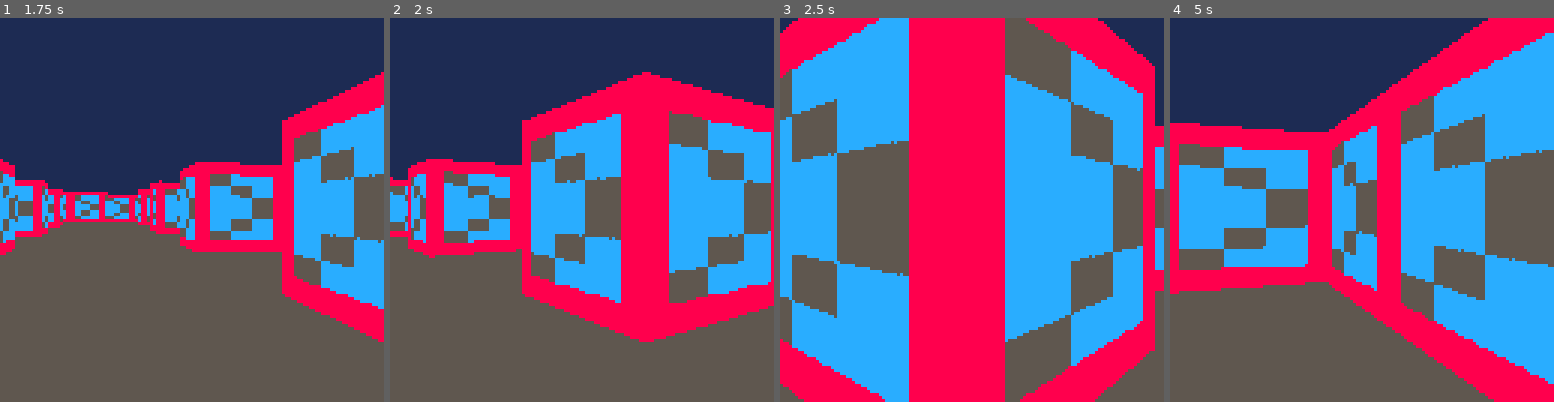
Above: before the commit, frames 1-4 (left to right).
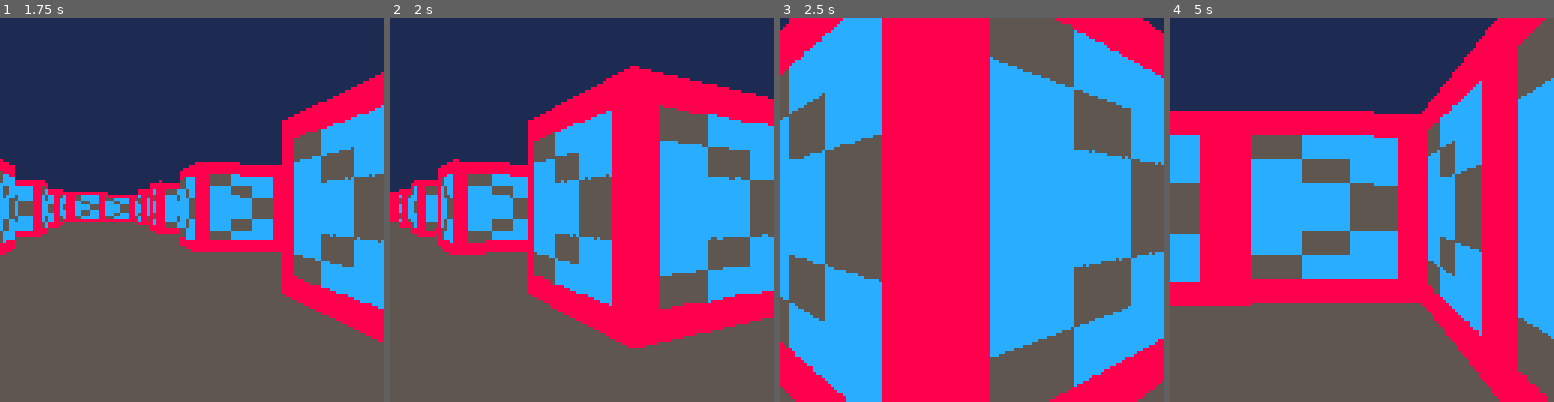
Above: after the commit, the same moments.

Repository: CSBatchelor/Pico-8-3D-Test
Game: PICO-8 cartridge build/pico-8-3d-test.p8
Two runs of this game, one before a commit and one after it. Both use one fixed random seed, a clock stepped at 60 frames per second and the inputs below.
Inputs:
- Up to frame 1 (1.75 s): tap X (X key) at 0.33, 1.07 s; hold Right from 1.6 s (still down)
- Up to frame 2 (2 s): keep holding Right; tap X (X key) at 1.85 s
- Up to frame 3 (2.5 s): release Right at 2.1 s; hold Up 2.15-2.42 s; hold Right from 2.47 s (still down)
- Up to frame 4 (5 s): tap X (X key) at 2.97, 4.08 s; release Right at 3.03 s; hold Left 3.08-3.58 s; hold Down 3.63-3.97 s; hold Right 4.02-4.68 s; hold Up from 4.73 s (still down)

Frame 1 is identical in both runs. In frame 2, 14% of the frame differs, in the area x 0-100%, y 12-86%; in frame 3, 30%; in frame 4, 47%, in the area x 0-100%, y 0-100%.

Commit message:
Add strafing

Diff:
--- a/build/pico-8-3d-test.p8
+++ b/build/pico-8-3d-test.p8
@@ -27,8 +27,10 @@
         enMoveType = {
             rotateLeft = 0,
             rotateRight = 1,
-            moveForward = 2,
-            moveBackward = 3
+            moveLeft = 2,
+            moveRight = 3,
+            moveForward = 4,
+            moveBackward = 5
         },
         move = function(_ENV, moveType, dt)
             if moveType == enMoveType.rotateLeft then
@@ -49,6 +51,34 @@
                 local oldPlaneX = planeX
                 planeX = planeX * cos(-rotationSpeed * dt) - planeY * sin(-rotationSpeed * dt)
                 planeY = oldPlaneX * sin(-rotationSpeed * dt) + planeY * cos(-rotationSpeed * dt)
+            end
+
+            if moveType == enMoveType.moveLeft then
+                local nextMapX = flr((posX + dirY * moveSpeed * dt))
+                if mget(nextMapX, mapY) == 0 then
+                    posX += dirY * moveSpeed * dt
+                    mapX = nextMapX
+                end
+
+                local nextMapY = flr((posY - dirX * moveSpeed * dt))
+                if mget(mapX, nextMapY) == 0 then
+                    posY -= dirX * moveSpeed * dt
+                    mapY = nextMapY
+                end
+            end
+
+            if moveType == enMoveType.moveRight then
+                local nextMapX = flr((posX - dirY * moveSpeed * dt))
+                if mget(nextMapX, mapY) == 0 then
+                    posX -= dirY * moveSpeed * dt
+                    mapX = nextMapX
+                end
+
+                local nextMapY = flr((posY + dirX * moveSpeed * dt))
+                if mget(mapX, nextMapY) == 0 then
+                    posY += dirX * moveSpeed * dt
+                    mapY = nextMapY
+                end
             end
 
             if moveType == enMoveType.moveForward then
@@ -147,8 +177,13 @@
 end
 
 function doPlayerMove(dt)
-    if btn(0) then player:move(player.enMoveType.rotateLeft, dt) end
-    if btn(1) then player:move(player.enMoveType.rotateRight, dt) end
+    if not btn(5) then
+        if btn(0) then player:move(player.enMoveType.rotateLeft, dt) end
+        if btn(1) then player:move(player.enMoveType.rotateRight, dt) end
+    else
+        if btn(0) then player:move(player.enMoveType.moveLeft, dt) end
+        if btn(1) then player:move(player.enMoveType.moveRight, dt) end
+    end
     if btn(2) then player:move(player.enMoveType.moveForward, dt) end
     if btn(3) then player:move(player.enMoveType.moveBackward, dt) end
 end
--- a/src/entity.lua
+++ b/src/entity.lua
@@ -24,8 +24,10 @@
         enMoveType = {
             rotateLeft = 0,
             rotateRight = 1,
-            moveForward = 2,
-            moveBackward = 3
+            moveLeft = 2,
+            moveRight = 3,
+            moveForward = 4,
+            moveBackward = 5
         },
         move = function(_ENV, moveType, dt)
             if moveType == enMoveType.rotateLeft then
@@ -46,6 +48,34 @@
                 local oldPlaneX = planeX
                 planeX = planeX * cos(-rotationSpeed * dt) - planeY * sin(-rotationSpeed * dt)
                 planeY = oldPlaneX * sin(-rotationSpeed * dt) + planeY * cos(-rotationSpeed * dt)
+            end
+
+            if moveType == enMoveType.moveLeft then
+                local nextMapX = flr((posX + dirY * moveSpeed * dt))
+                if mget(nextMapX, mapY) == 0 then
+                    posX += dirY * moveSpeed * dt
+                    mapX = nextMapX
+                end
+
+                local nextMapY = flr((posY - dirX * moveSpeed * dt))
+                if mget(mapX, nextMapY) == 0 then
+                    posY -= dirX * moveSpeed * dt
+                    mapY = nextMapY
+                end
+            end
+
+            if moveType == enMoveType.moveRight then
+                local nextMapX = flr((posX - dirY * moveSpeed * dt))
+                if mget(nextMapX, mapY) == 0 then
+                    posX -= dirY * moveSpeed * dt
+                    mapX = nextMapX
+                end
+
+                local nextMapY = flr((posY + dirX * moveSpeed * dt))
+                if mget(mapX, nextMapY) == 0 then
+                    posY += dirX * moveSpeed * dt
+                    mapY = nextMapY
+                end
             end
 
             if moveType == enMoveType.moveForward then
--- a/src/main.lua
+++ b/src/main.lua
@@ -64,8 +64,13 @@
 end
 
 function doPlayerMove(dt)
-    if btn(0) then player:move(player.enMoveType.rotateLeft, dt) end
-    if btn(1) then player:move(player.enMoveType.rotateRight, dt) end
+    if not btn(5) then
+        if btn(0) then player:move(player.enMoveType.rotateLeft, dt) end
+        if btn(1) then player:move(player.enMoveType.rotateRight, dt) end
+    else
+        if btn(0) then player:move(player.enMoveType.moveLeft, dt) end
+        if btn(1) then player:move(player.enMoveType.moveRight, dt) end
+    end
     if btn(2) then player:move(player.enMoveType.moveForward, dt) end
     if btn(3) then player:move(player.enMoveType.moveBackward, dt) end
 end
